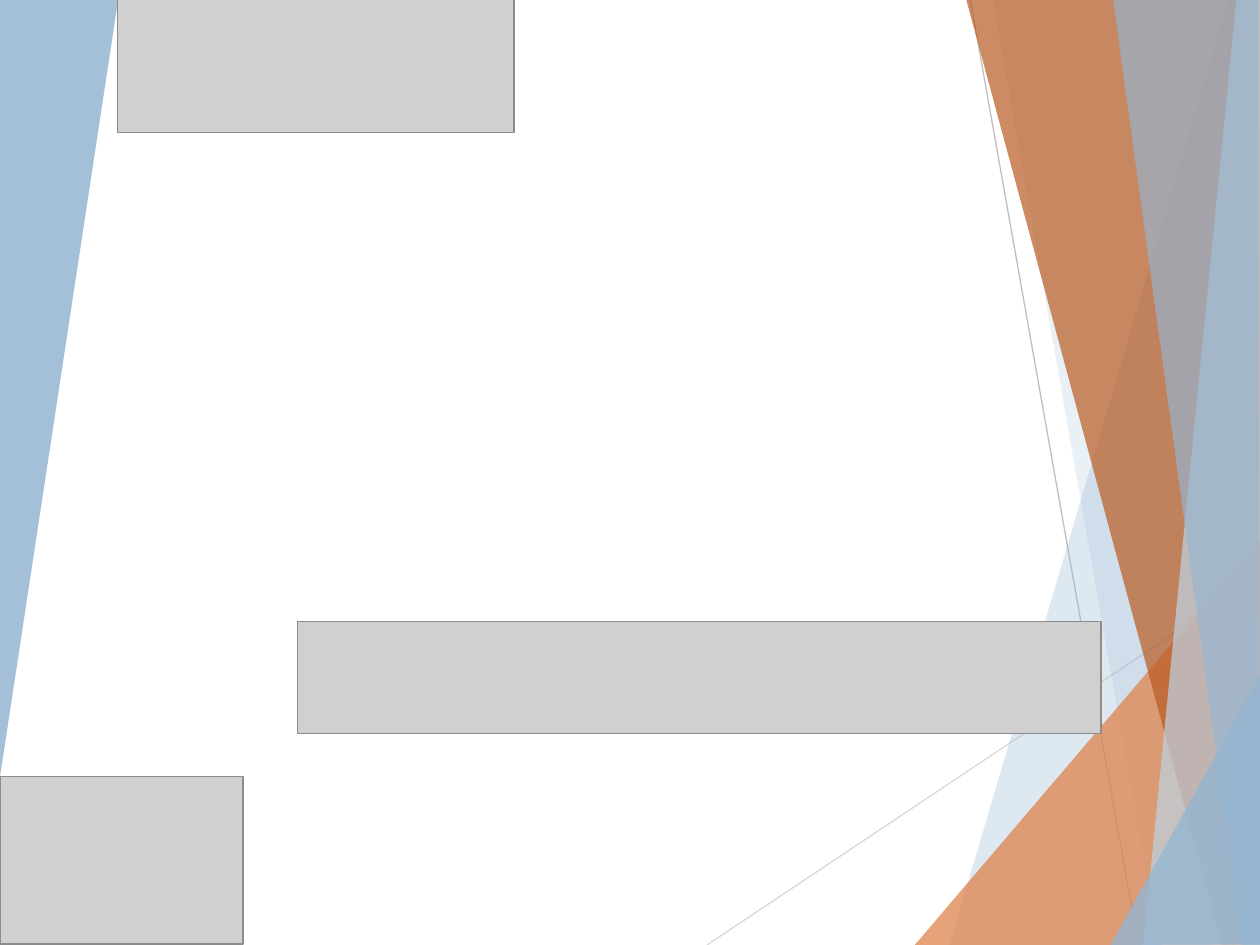
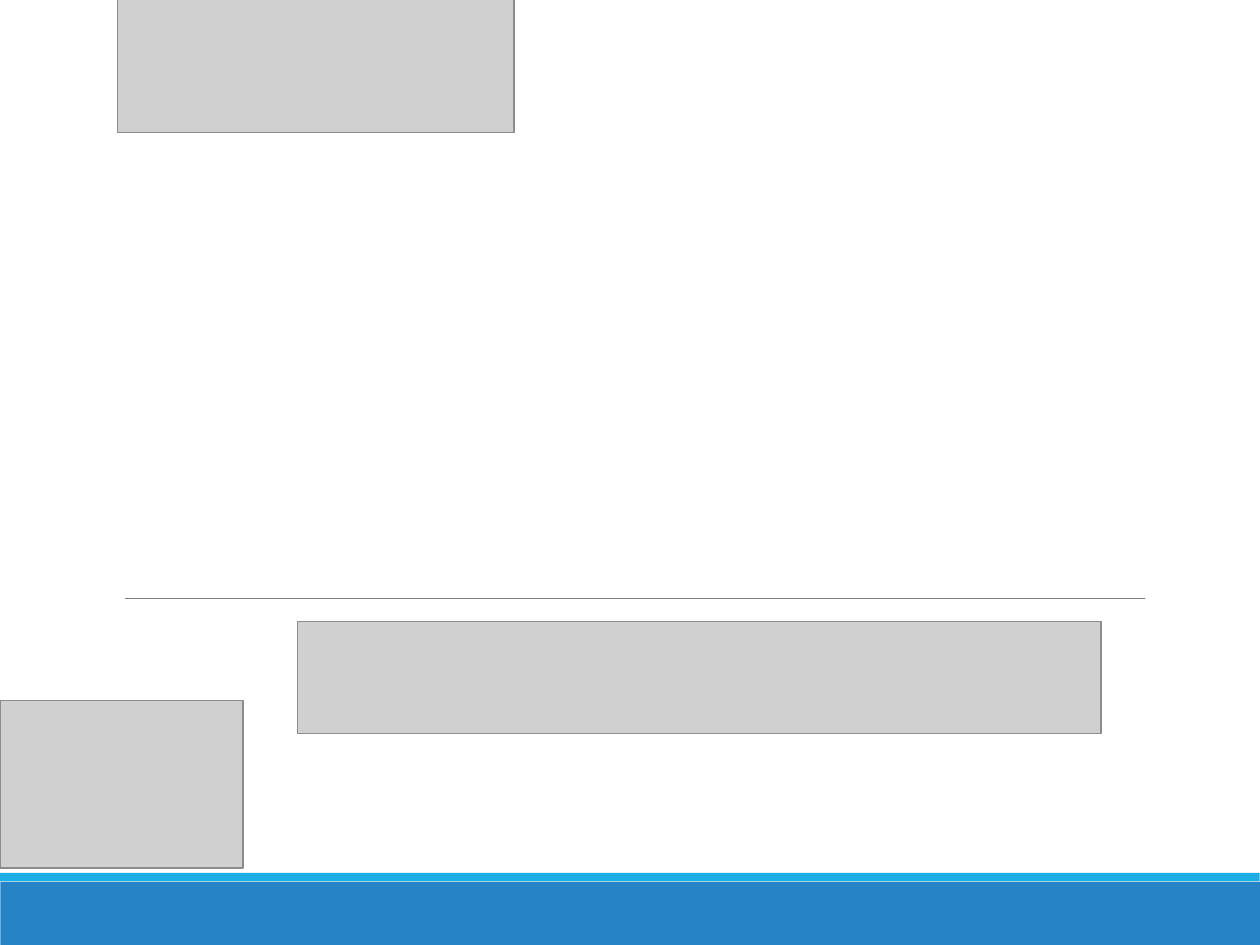
Before and after one commit to Proyecto-TopBody/TopBodySystem, a slide deck: slide 7 of Area de proceso PPQA/PAC_0.1_2015_Proceso Aseguramiento Calidad.ppt. Drawn at 1260x945 pixels with LibreOffice and Linux fonts; fonts in the diff are those of the drawing; grey boxes stand for pictures. Boxes give left, top, right and bottom in pixels: in the first picture for what was removed or moved away, otherwise in the second. Text is boxed around its words. In the diff, an @@ line names an element or a change of style, - is before the commit and + after.

```diff
--- a/Area de proceso PPQA/PAC_0.1_2015_Proceso Aseguramiento Calidad.ppt
+++ b/Area de proceso PPQA/PAC_0.1_2015_Proceso Aseguramiento Calidad.ppt
@@ group removed at bbox=[0, 0, 1260, 945]: 8 freeform shapes, 2 lines @@
@@ line added from (125, 598) to (1145, 598), #7F7F7F 0.51 pt @@
@@ picture: place and size @@
-picture at bbox=[0, 776, 243, 944]
+picture at bbox=[0, 701, 243, 868]
@@ rectangle added at bbox=[0, 882, 1260, 945], fill #2683C6 @@
@@ rectangle added at bbox=[0, 873, 1260, 882], fill #1CADE4 @@
```
Also in this commit, not shown: 19 other slides changed, 9 slides added, 15 slides removed, 13 other files.
